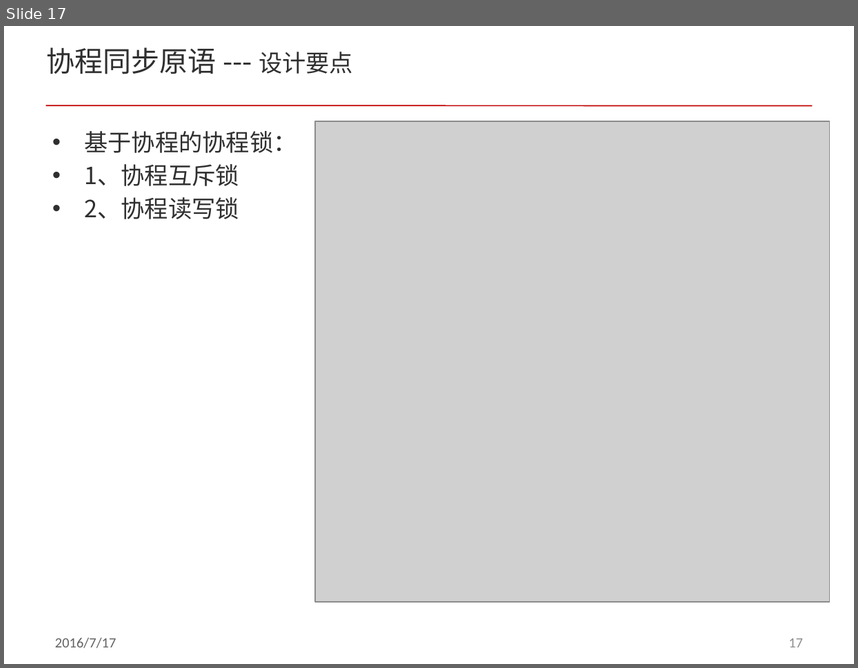
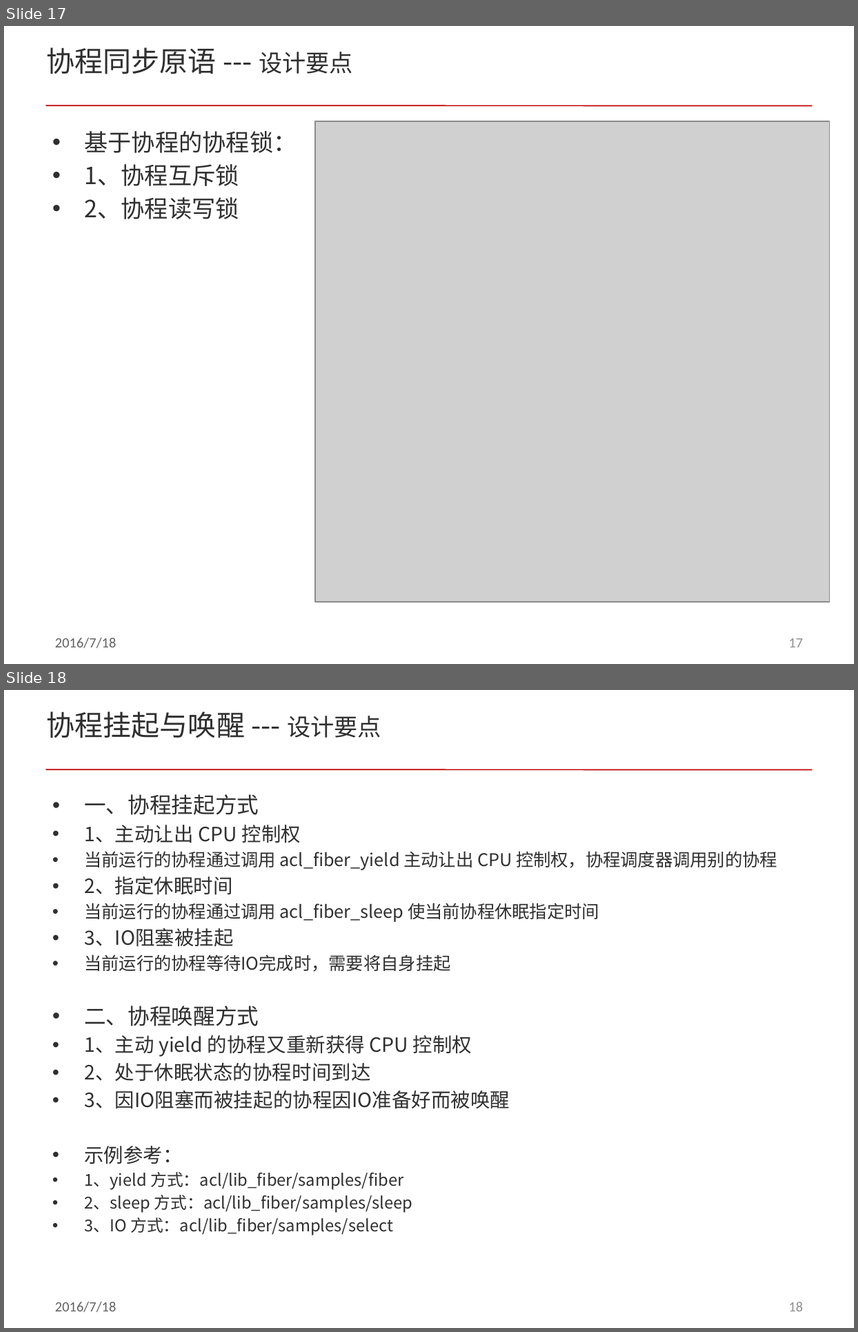
Before and after one commit to ddxflqm/acl, a slide deck: doc/acl_fiber.pptx. Shown one above the other, each under a label of ours: slide 17 before the commit, slides 17 and 18 after it. The pictures are 858x668 and 858x1332 pixels, drawn with LibreOffice and Linux fonts; fonts in the diff are those of the drawing; grey boxes stand for pictures; background and template pictures are left out. Boxes give left, top, right and bottom in pixels: in the first picture for what was removed or moved away, otherwise in the second. Text is boxed around its words. In the diff, an @@ line names an element or a change of style, - is before the commit and + after.

```diff
--- a/doc/acl_fiber.pptx
+++ b/doc/acl_fiber.pptx
@@ slide 18 added at bbox=[4, 690, 854, 1328], background #FFFFFF; not listed: 3 template elements that a slide beside it also shows @@
@@ title added at bbox=[47, 711, 381, 738], 24 pt, text #303030 @@
+协程挂起与唤醒 --- 设计要点
@@ text added at bbox=[84, 794, 777, 1235], 13.9 pt, text #303030 @@
+• 一、协程挂起方式
+• 1、主动让出 CPU 控制权
+• 当前运行的协程通过调用 acl_fiber_yield 主动让出 CPU 控制权，协程调度器调用别的协程
+• 2、指定休眠时间
+• 当前运行的协程通过调用 acl_fiber_sleep 使当前协程休眠指定时间
+• 3、IO阻塞被挂起
+• 当前运行的协程等待IO完成时，需要将自身挂起
+• 二、协程唤醒方式
+• 1、主动 yield 的协程又重新获得 CPU 控制权
+• 2、处于休眠状态的协程时间到达
+• 3、因IO阻塞而被挂起的协程因IO准备好而被唤醒
+• 示例参考：
+• 1、yield 方式：acl/lib_fiber/samples/fiber
+• 2、sleep 方式：acl/lib_fiber/samples/sleep
+• 3、IO 方式：acl/lib_fiber/samples/select
@@ slide 17 changed as well @@
@@ text at bbox=[55, 637, 116, 648]: text changed @@
-2016/7/17
+2016/7/18
```
Also in this commit, not shown: 20 other slides changed, 3 other slides added, 1 slide removed.
